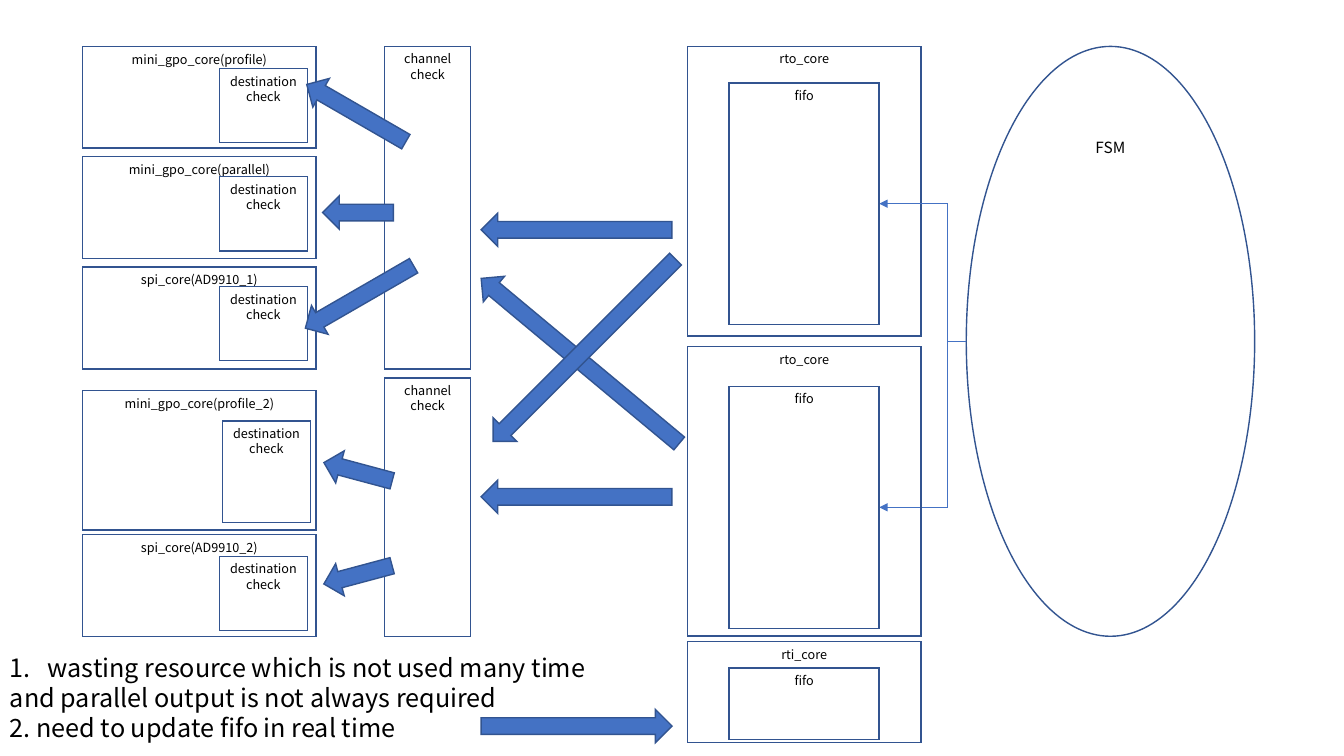
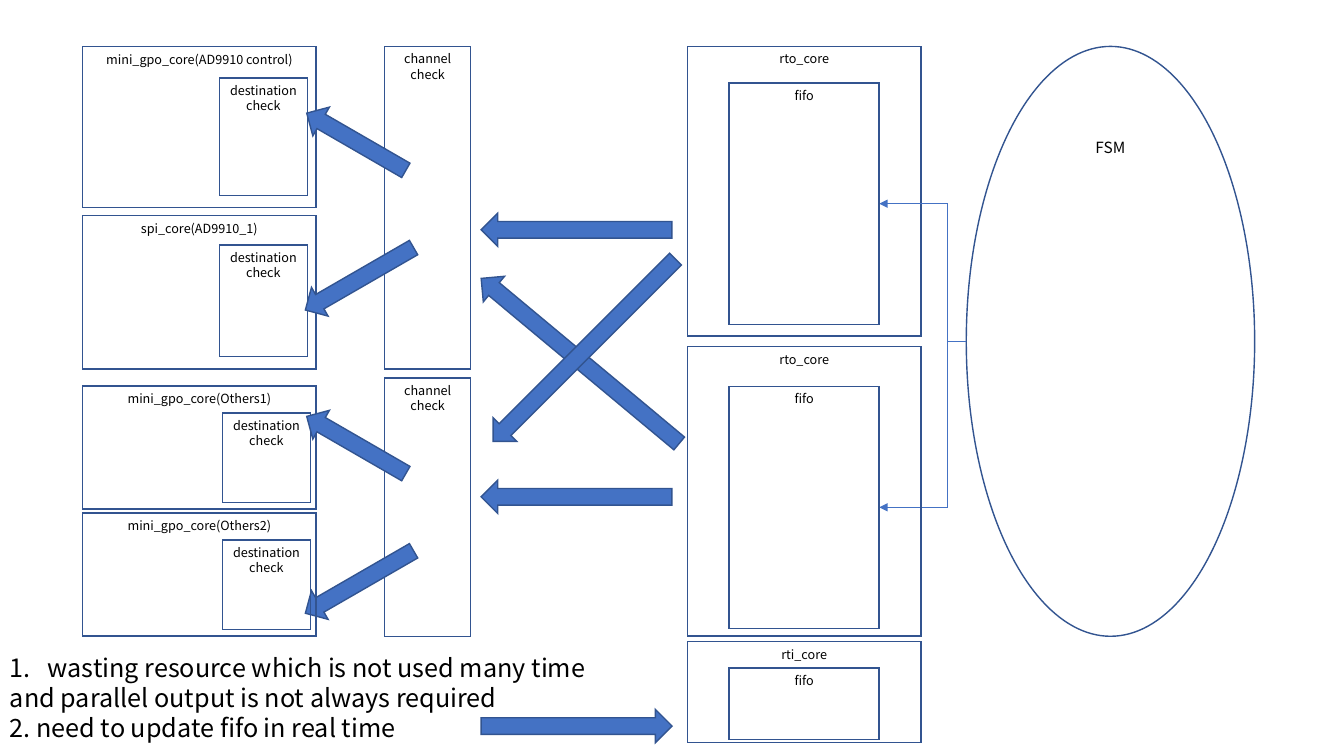
Before and after one commit to snu-quiqcl/AD9910, a slide deck: slide 16 of AD9912_MODULE.pptx. Drawn at 1344x756 pixels with LibreOffice and Linux fonts; fonts in the diff are those of the drawing. Boxes give left, top, right and bottom in pixels: in the first picture for what was removed or moved away, otherwise in the second. Text is boxed around its words. In the diff, an @@ line names an element or a change of style, - is before the commit and + after.

Commit message:
AD9910 gpi_core, rti_core are considered and gpo_core, rto_core was changed to using addr

```diff
--- a/AD9912_MODULE.pptx
+++ b/AD9912_MODULE.pptx
@@ rectangle "mini_gpo_core(AD9910 control)": place and size @@
-rectangle "mini_gpo_core(AD9910 control)" at (83, 157, 317, 259)
+rectangle "mini_gpo_core(AD9910 control)" at (83, 46, 317, 208)
@@ text in rectangle at (106, 54, 292, 67): text changed @@
-mini_gpo_core(parallel)
+mini_gpo_core(AD9910 control)
@@ rectangle "destination check": place and size @@
-rectangle "destination check" at (219, 176, 308, 251)
+rectangle "destination check" at (219, 79, 308, 196)
@@ rectangle removed at (219, 69, 308, 143) @@
-destination check
@@ right arrow: place and size @@
-right arrow at (299, 70, 415, 157)
+right arrow at (299, 99, 415, 185)
@@ right arrow removed at (323, 196, 393, 229) @@
@@ rectangle "spi_core(AD9910_1)": place and size @@
-rectangle "spi_core(AD9910_1)" at (83, 267, 317, 369)
+rectangle "spi_core(AD9910_1)" at (83, 216, 317, 369)
@@ right arrow: place and size @@
-right arrow at (297, 251, 422, 343)
+right arrow at (297, 233, 422, 324)
@@ rectangle "destination check": place and size @@
-rectangle "destination check" at (219, 286, 308, 361)
+rectangle "destination check" at (219, 245, 308, 357)
@@ rectangle "mini_gpo_core(Others1)": place and size @@
-rectangle "mini_gpo_core(Others1)" at (83, 390, 317, 529)
+rectangle "mini_gpo_core(Others1)" at (83, 386, 317, 509)
@@ text in rectangle at (128, 393, 271, 406): text changed @@
-mini_gpo_core(profile_2)
+mini_gpo_core(Others1)
@@ rectangle "destination check": place and size @@
-rectangle "destination check" at (223, 421, 312, 523)
+rectangle "destination check" at (223, 413, 312, 503)
@@ right arrow at (299, 402, 415, 488): rotation 15 to 30 degrees @@
@@ rectangle "mini_gpo_core(Others2)" at (83, 513, 317, 636): fill #FFFFFF to none @@
@@ rectangle "mini_gpo_core(Others2)": place and size @@
-rectangle "mini_gpo_core(Others2)" at (83, 46, 317, 148)
+rectangle "mini_gpo_core(Others2)" at (83, 513, 317, 636)
@@ rectangle removed at (83, 534, 317, 636) @@
-spi_core(AD9910_2)
@@ text in rectangle at (128, 520, 271, 533): text changed @@
-mini_gpo_core(profile)
+mini_gpo_core(Others2)
@@ right arrow at (297, 537, 422, 628): rotation 345 to 330 degrees @@
@@ rectangle "destination check": place and size @@
-rectangle "destination check" at (219, 557, 308, 631)
+rectangle "destination check" at (223, 540, 312, 630)
@@ rectangle "destination check" at (223, 540, 312, 630): fill #FFFFFF to none @@
```
Also in this commit, not shown: 5 other slides changed, 3 slides added.
